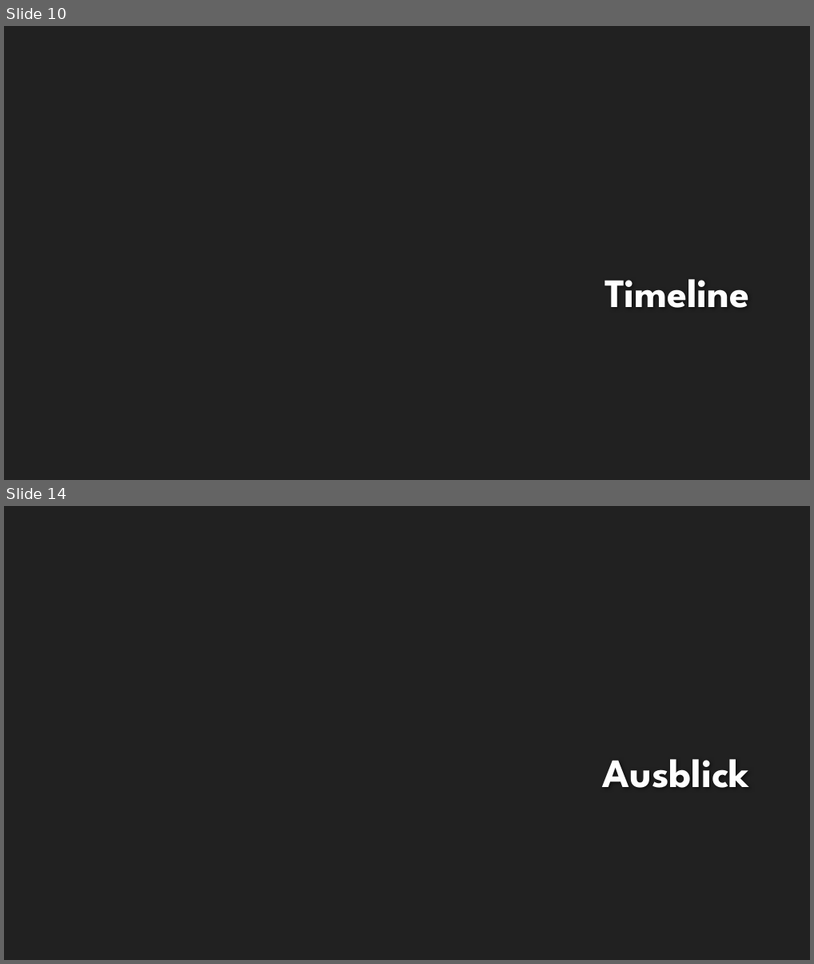
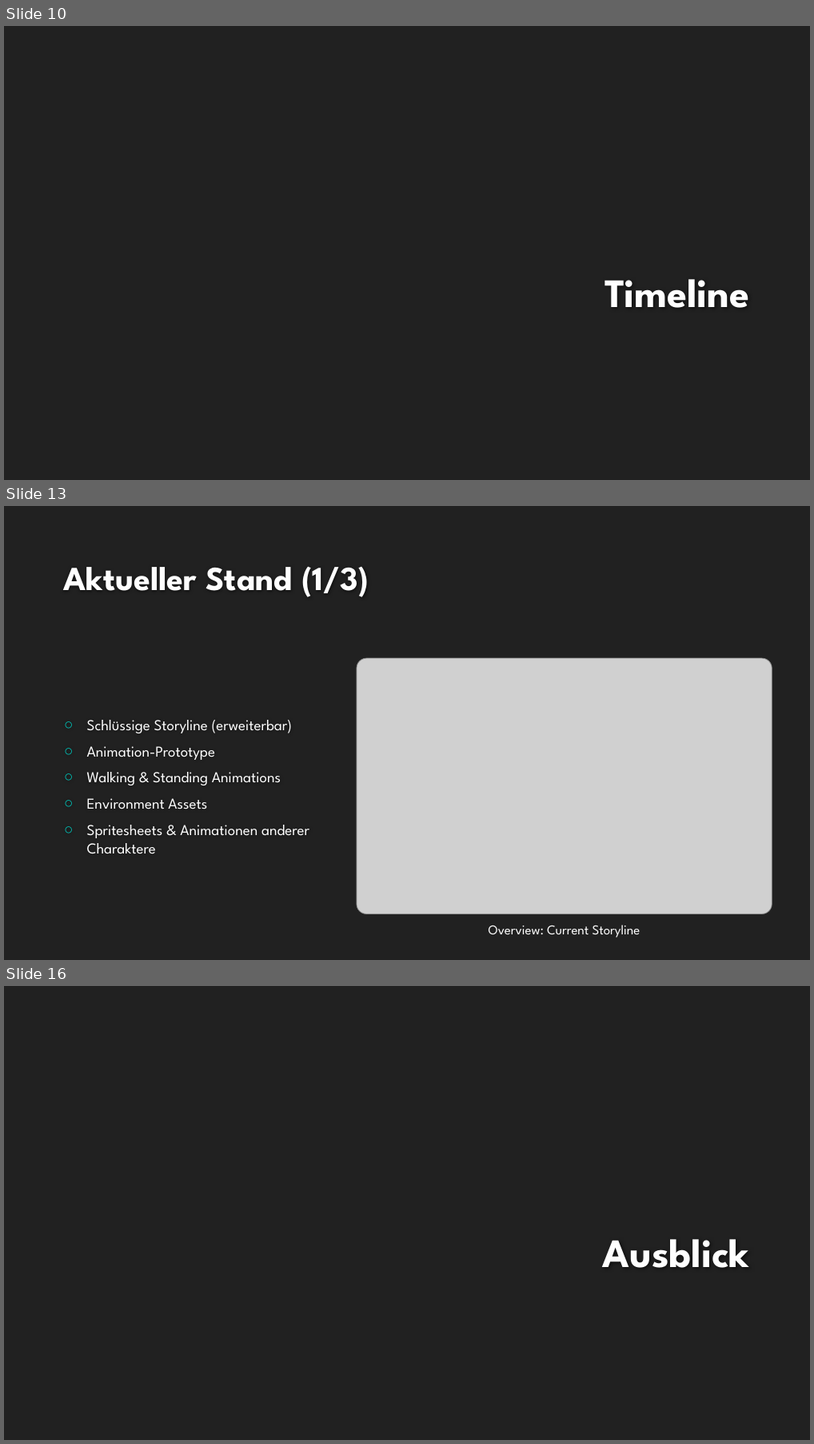
Before and after one commit to EmKaCe/DoctorWhy, a slide deck: Information/Präsentation.pptx. Shown one above the other, each under a label of ours: slides 10 and 14 before the commit, slides 10, 13 and 16 after it; the slides between them are not shown. The pictures are 814x964 and 814x1444 pixels, drawn with LibreOffice and Linux fonts; fonts in the diff are those of the drawing; grey boxes stand for pictures; background and template pictures are left out. Boxes give left, top, right and bottom in pixels: in the first picture for what was removed or moved away, otherwise in the second. Text is boxed around its words. In the diff, an @@ line names an element or a change of style, - is before the commit and + after.

```diff
--- a/Information/Präsentation.pptx
+++ b/Information/Präsentation.pptx
@@ slide 13 added at (4, 506, 810, 960), background #212121 @@
@@ title added at (64, 566, 369, 597), 40 pt, text #FEFEFE, bold @@
+Aktueller Stand (1/3)
@@ picture added at (357, 659, 772, 914) @@
@@ text added at (87, 720, 310, 854), 18 pt, text #FFFFFF @@
+○ Schlüssige Storyline (erweiterbar)
+○ Animation-Prototype
+○ Walking & Standing Animations
+○ Environment Assets
+○ Spritesheets & Animationen anderer Charaktere
@@ text added at (489, 924, 641, 937), 16 pt, text #FFFFFF @@
+Overview: Current Storyline
@@ what was slide 14 is now slide 16 @@
```
Also in this commit, not shown: 4 slides changed, 5 other slides added, 4 slides removed.
